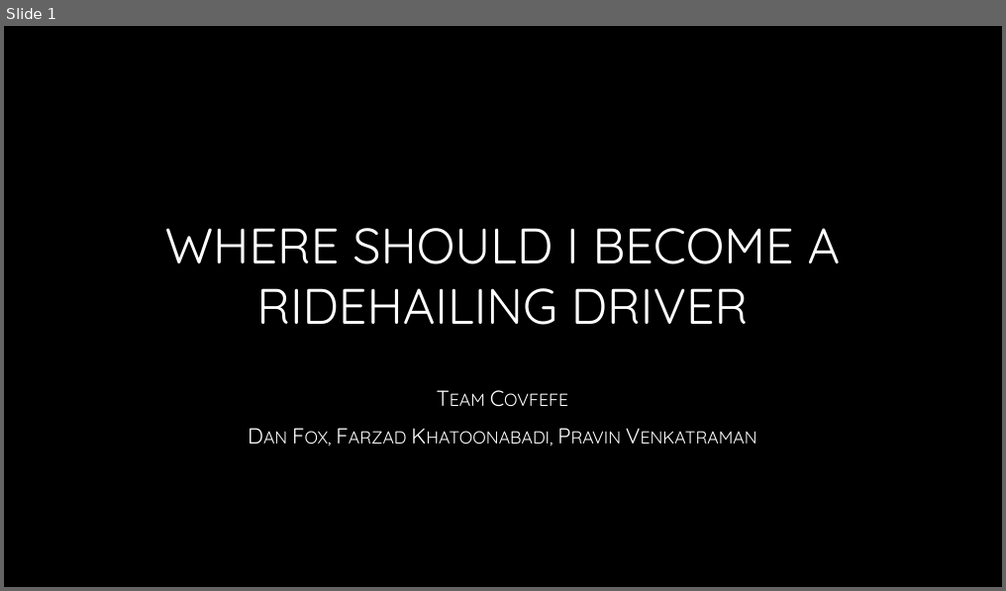
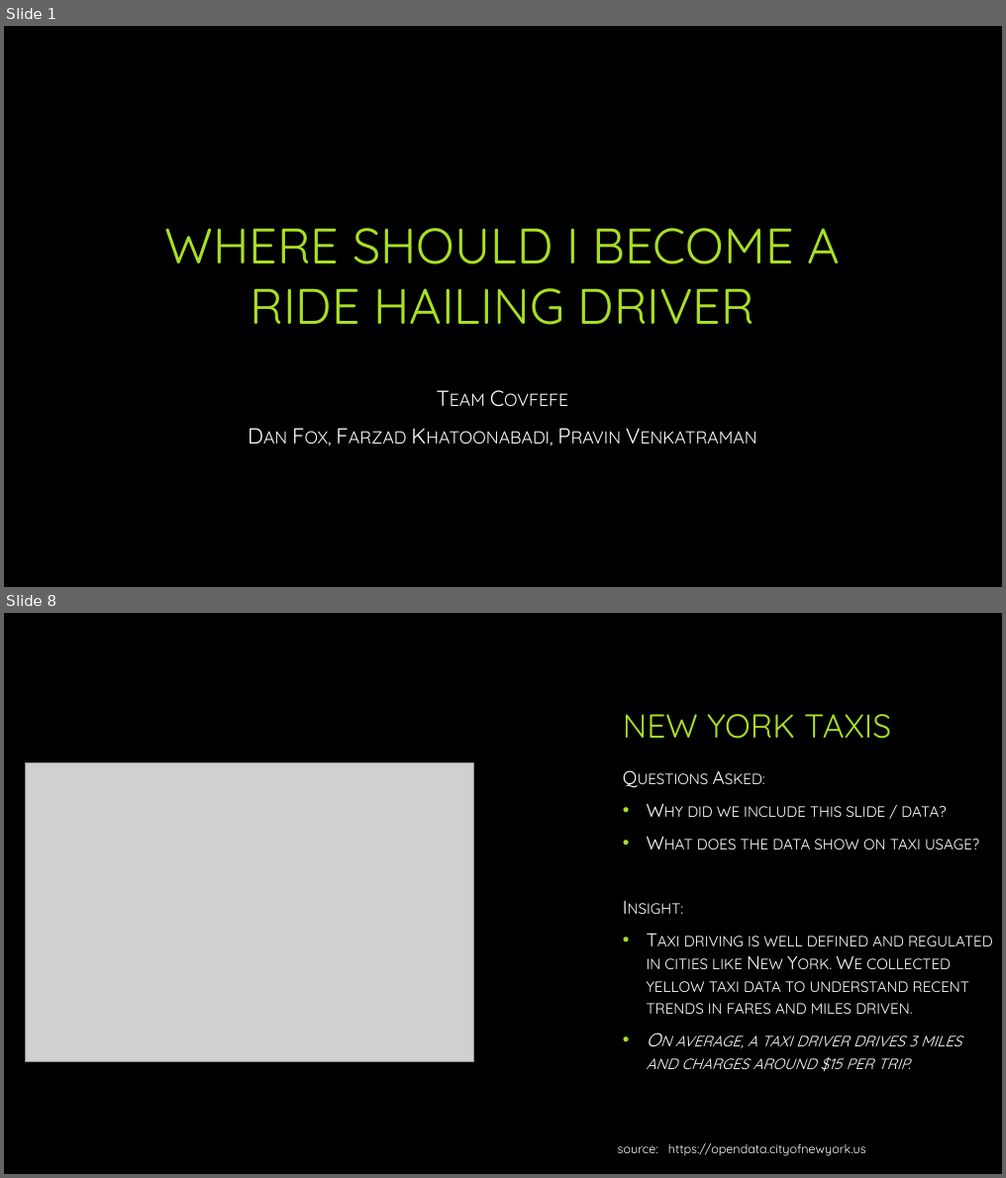
Before and after one commit to df-danfox/Data_Viz_Project, a slide deck: Project 1.pptx. Shown one above the other, each under a label of ours: slide 1 before the commit, slides 1 and 8 after it; the slides between them are not shown. The pictures are 1006x591 and 1006x1178 pixels, drawn with LibreOffice and Linux fonts; fonts in the diff are those of the drawing; grey boxes stand for pictures; background and template pictures are left out. Boxes give left, top, right and bottom in pixels: in the first picture for what was removed or moved away, otherwise in the second. Text is boxed around its words. In the diff, an @@ line names an element or a change of style, - is before the commit and + after.

```diff
--- a/Project 1.pptx
+++ b/Project 1.pptx
@@ slide 8 added at bbox=[4, 613, 1002, 1174], background picture (left out) @@
@@ title added at bbox=[623, 714, 891, 739], 32 pt, text #A9E023 @@
+NEW YORK TAXIS
@@ picture added at bbox=[25, 762, 474, 1062] @@
@@ text added at bbox=[647, 806, 993, 1071], 18 pt, text #FFFFFF, small capitals @@
+Questions Asked:
+• Why did we include this slide / data?
+• What does the data show on taxi usage?
+Insight:
+• Taxi driving is well defined and regulated in cities like New York. We collected yellow taxi data to understand recent trends in fares and miles driven.
+• On average, a taxi driver drives 3 miles and charges around $15 per trip.
@@ text added at bbox=[618, 1144, 866, 1157], 12 pt, text #FFFFFF @@
+source: https://opendata.cityofnewyork.us
@@ slide 1 changed as well @@
@@ title at bbox=[165, 228, 841, 325]: text changed; text colour gradient #FFFFFF to #A6A6A6 to #A9E023 @@
-WHERE SHOULD I BECOME A RIDEHAILING DRIVER
+WHERE SHOULD I BECOME A RIDE HAILING DRIVER
```
Also in this commit, not shown: 2 other slides changed, 6 other slides added, 5 slides removed, 6 other files.
